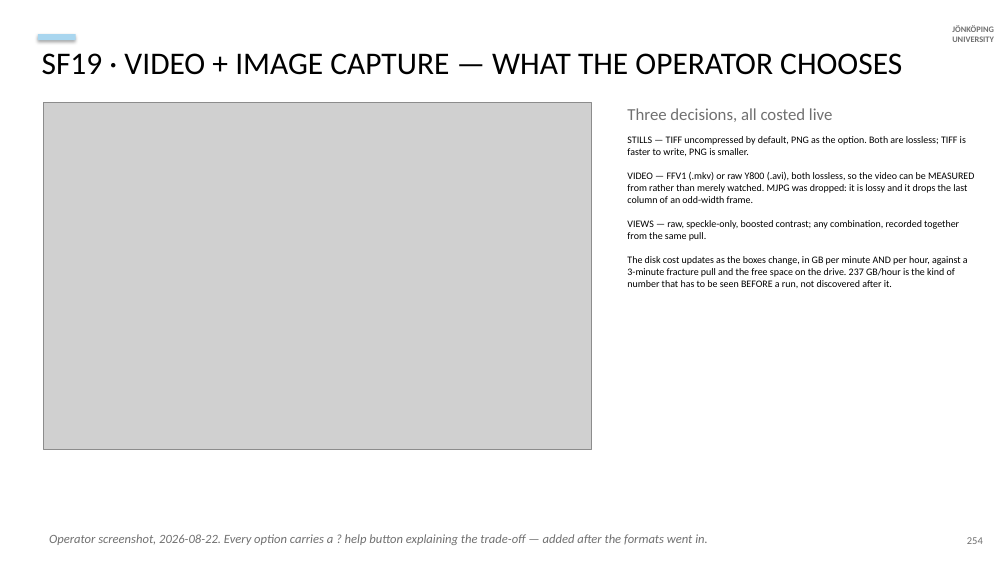
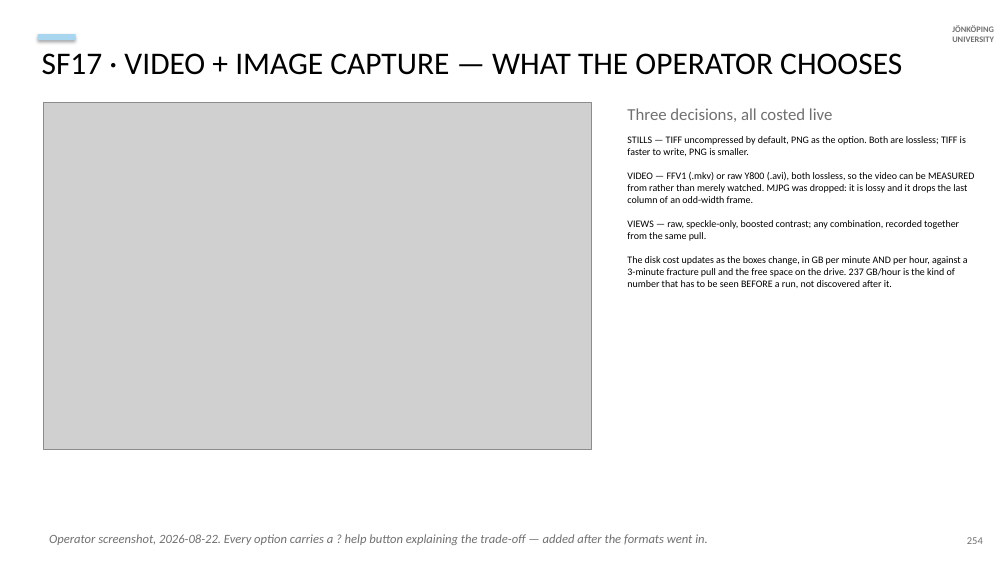
Before and after one commit to AdithyaSivakumar-3/UTM, a slide deck: slide 114 of documentation/decks/V6a_8_6_20_slides.pptx. Drawn at 1008x567 pixels with LibreOffice and Linux fonts; fonts in the diff are those of the drawing; grey boxes stand for pictures. Boxes give left, top, right and bottom in pixels: in the first picture for what was removed or moved away, otherwise in the second. Text is boxed around its words. In the diff, an @@ line names an element or a change of style, - is before the commit and + after.

```diff
--- a/documentation/decks/V6a_8_6_20_slides.pptx
+++ b/documentation/decks/V6a_8_6_20_slides.pptx
@@ text at <box>42,53,902,75</box>: text changed @@
-SF19 · VIDEO + IMAGE CAPTURE — WHAT THE OPERATOR CHOOSES
+SF17 · VIDEO + IMAGE CAPTURE — WHAT THE OPERATOR CHOOSES
```
Also in this commit, not shown: 13 other slides changed, 13 other files.
